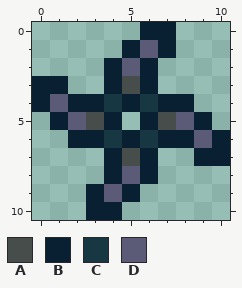
Pixel-art sprite, stored at Projectiles/Thrown/TitaniumShurikenP.png. Above is the file before it was changed.
The file is 22x22 pixels, drawn in blocks of 2x2; one block is one cell here.
Palette (. is transparent): A #464d4b  B #091f32  C #173742  D #5b5a77
After:
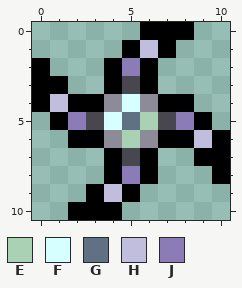
Colours new in this view: E #a8d2b3  F #d6ffff  G #617184  H #c0bddd  J #8b7cb8
From old to new:
Colour A changes from #464d4b to #48464f.
Colour B changes from #091f32 to #000000.
Colour C changes from #173742 to #8e8b98.
Colour B is added in row 0 at x 8; in row 2 at x 0; in row 8 at x 10; in row 10 at x 2.
Colour E replaces colour B in row 5 at x 6; in row 6 at x 5.
Colour F replaces colour B in row 4 at x 5; in row 5 at x 4.
Colour G is added in row 5 at x 5.
Colour H replaces colour D in row 1 at x 6; in row 4 at x 1; in row 6 at x 9; in row 9 at x 4.
Colour J replaces colour D in row 2 at x 5; in row 5 at x 2 and 8; in row 8 at x 5.
